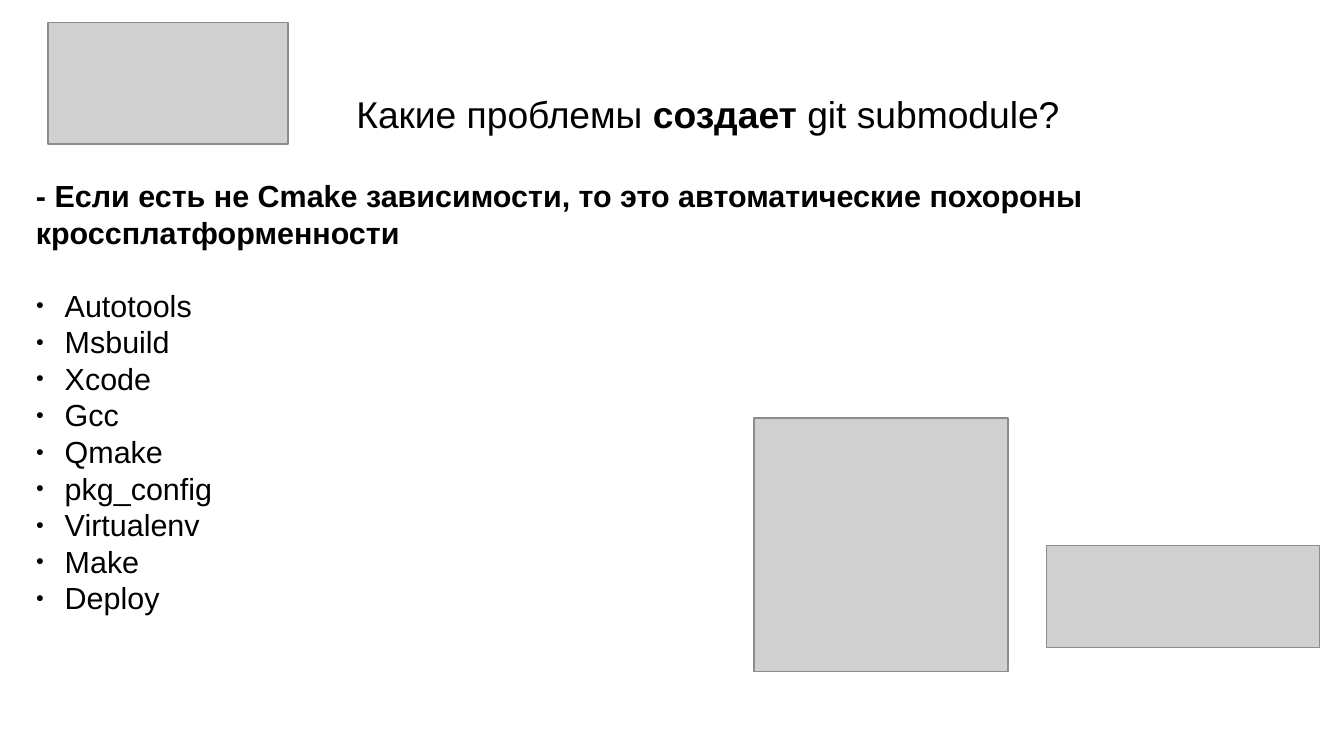
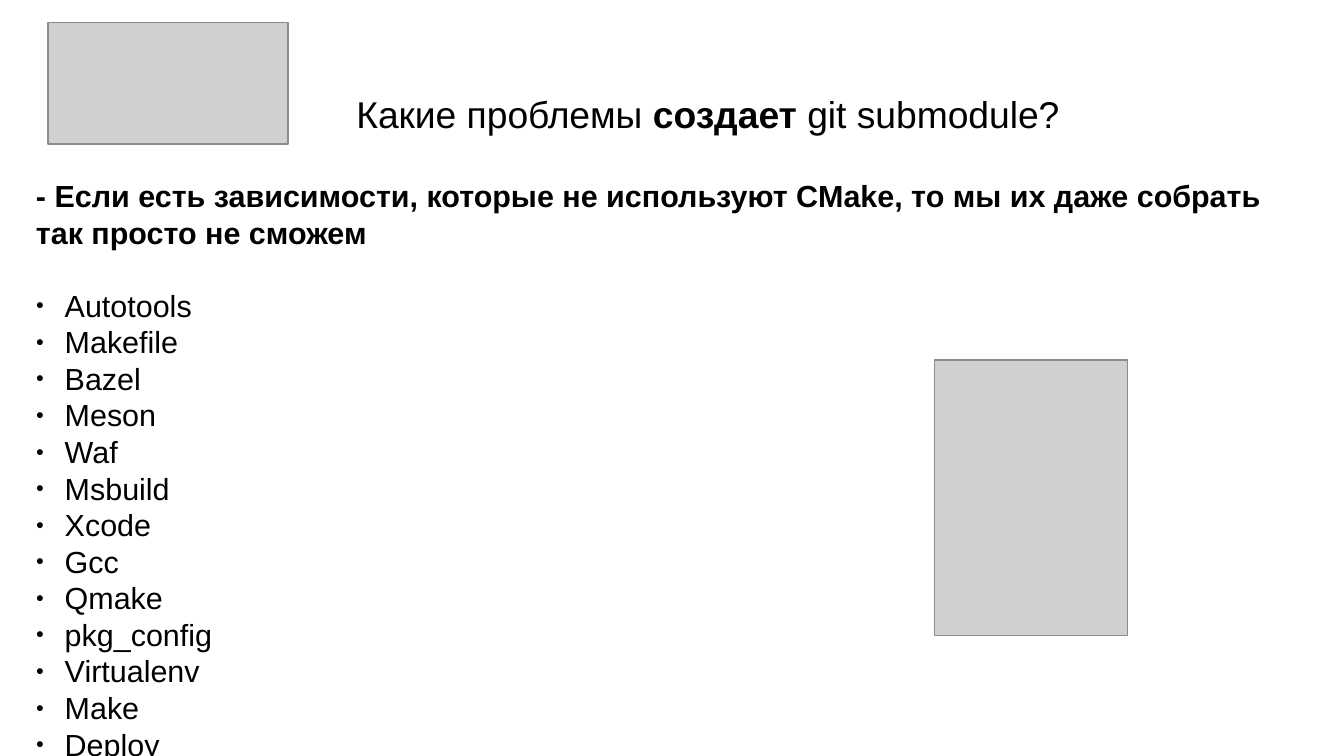
Before and after one commit to Hryapusek/simple-cpp, a slide deck: slide 16 of cpp/42. faq/conan_vs_submodules/result.odp (slide 15 before the commit). Drawn at 1344x756 pixels with LibreOffice and Linux fonts; fonts in the diff are those of the drawing; grey boxes stand for pictures. Boxes give left, top, right and bottom in pixels: in the first picture for what was removed or moved away, otherwise in the second. Text is boxed around its words. In the diff, an @@ line names an element or a change of style, - is before the commit and + after.

```diff
--- a/cpp/42. faq/conan_vs_submodules/result.odp
+++ b/cpp/42. faq/conan_vs_submodules/result.odp
@@ text at (x1=36, y1=184, x2=1260, y2=250): text changed @@
-- Если есть не Cmake зависимости, то это автоматические похороны кроссплатформенности
+- Если есть зависимости, которые не используют CMake, то мы их даже собрать так просто не сможем
@@ text at (x1=65, y1=331, x2=178, y2=464): paragraphs added @@
+● Makefile
+● Bazel
+● Meson
+● Waf
@@ picture resized from (x1=754, y1=418, x2=1007, y2=672) to (x1=935, y1=360, x2=1129, y2=635) @@
@@ picture removed at (x1=1048, y1=546, x2=1321, y2=649) @@
```
Also in this commit, not shown: 5 other slides changed, 26 slides added, 1 other file.
